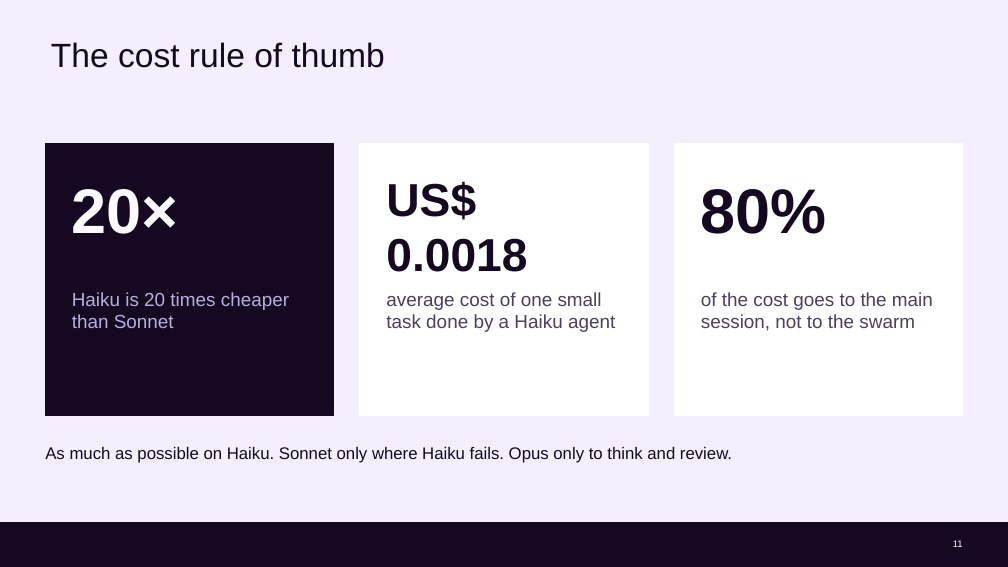
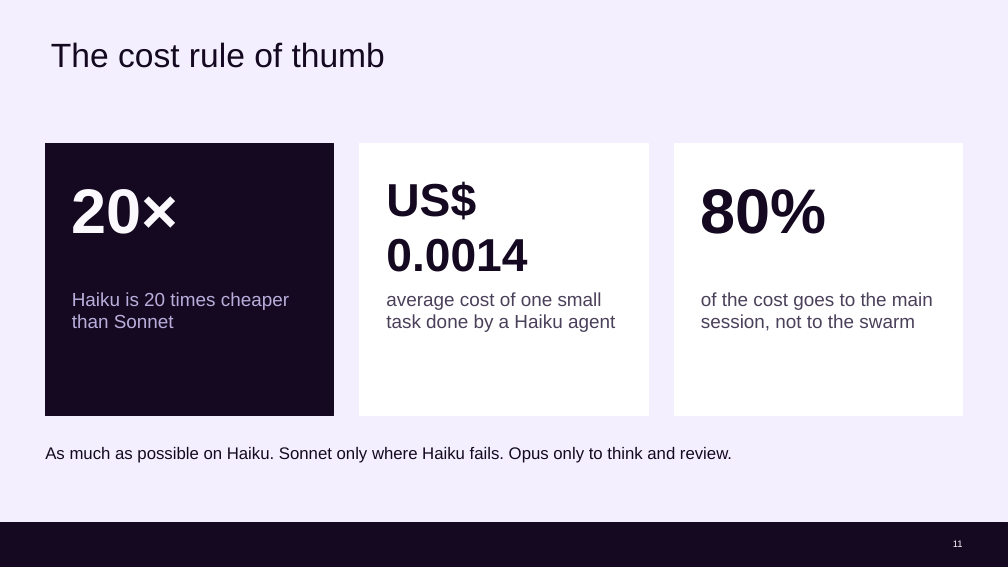
Before and after one commit to cx-guilherme-pinto/workshop-claude, a slide deck: slide 11 of slides/workshop.en.pptx. Drawn at 1008x567 pixels with LibreOffice and Linux fonts; fonts in the diff are those of the drawing; background and template pictures are left out. Boxes give left, top, right and bottom in pixels: in the first picture for what was removed or moved away, otherwise in the second. Text is boxed around its words. In the diff, an @@ line names an element or a change of style, - is before the commit and + after.

```diff
--- a/slides/workshop.en.pptx
+++ b/slides/workshop.en.pptx
@@ text at (x1=386, y1=181, x2=527, y2=272): text changed @@
-US$ 0.0018
+US$ 0.0014
```
Also in this commit, not shown: 5 other slides changed, 19 other files.
